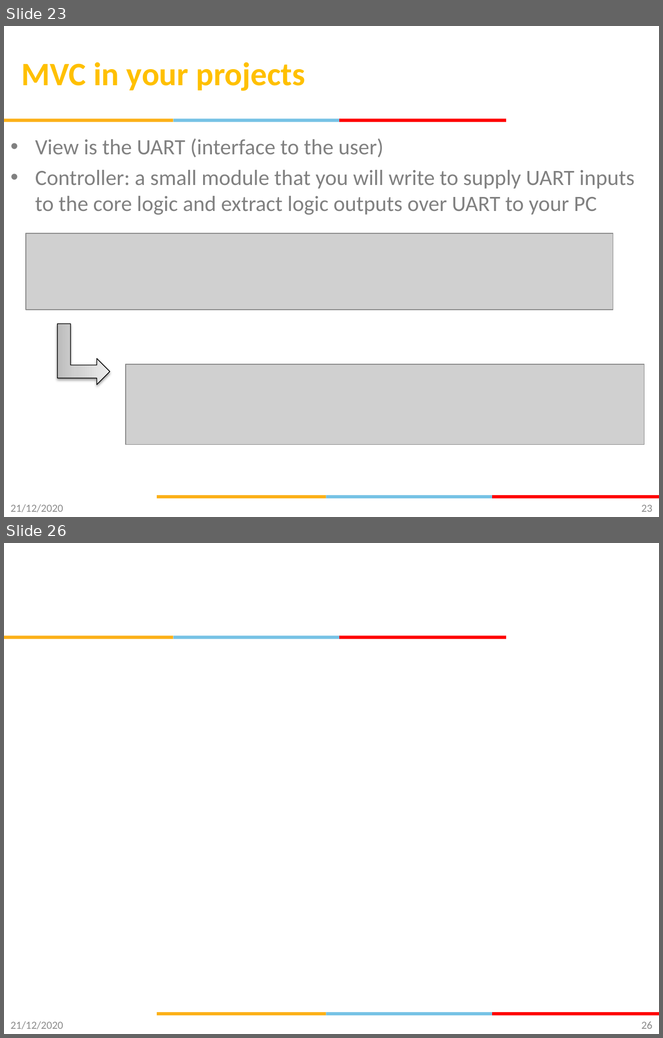
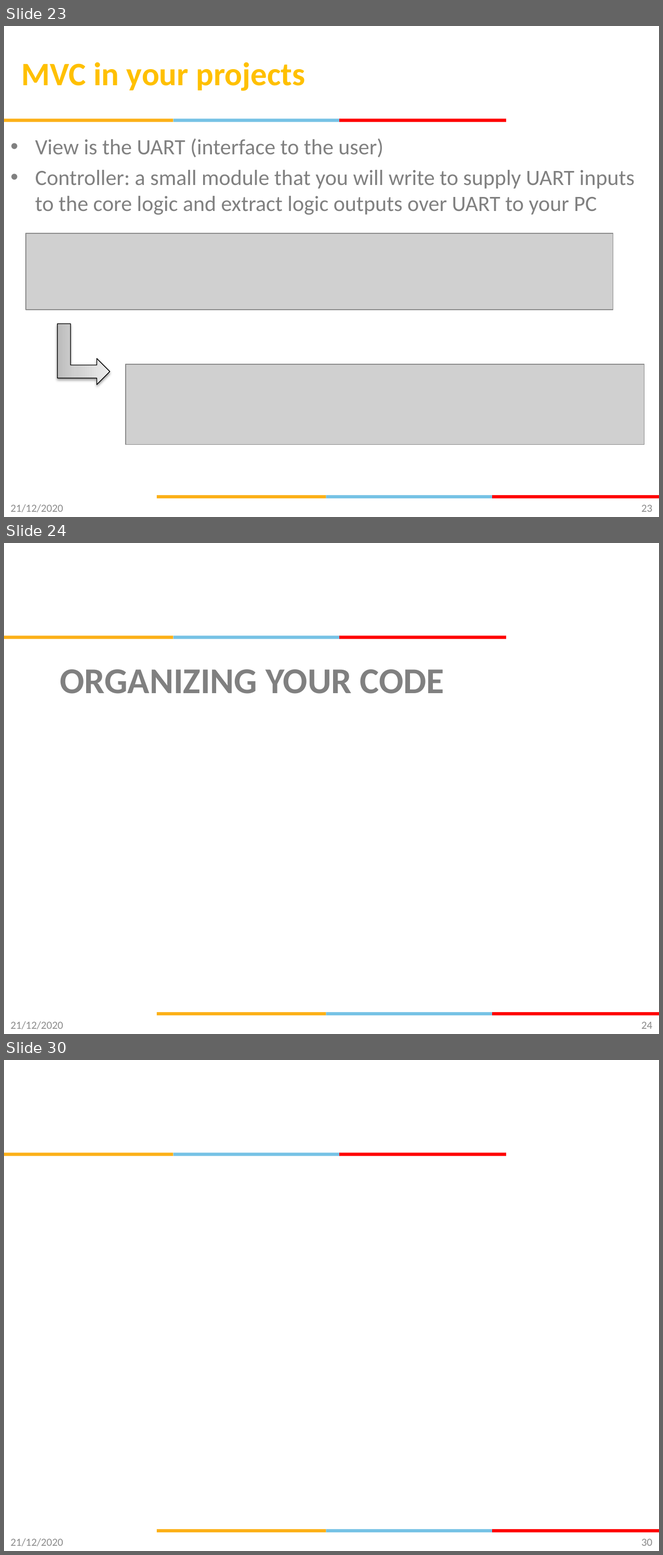
Before and after one commit to gsaurabhr-teaching/csg523-material, a slide deck: Lec-13-16-firmware-architecture.pptx. Shown one above the other, each under a label of ours: slides 23 and 26 before the commit, slides 23, 24 and 30 after it; the slides between them are not shown. The pictures are 663x1038 and 663x1555 pixels, drawn with LibreOffice and Linux fonts; fonts in the diff are those of the drawing; grey boxes stand for pictures; background and template pictures are left out. Boxes give left, top, right and bottom in pixels: in the first picture for what was removed or moved away, otherwise in the second. Text is boxed around its words. In the diff, an @@ line names an element or a change of style, - is before the commit and + after.

```diff
--- a/Lec-13-16-firmware-architecture.pptx
+++ b/Lec-13-16-firmware-architecture.pptx
@@ slide 24 added at box(4, 543, 659, 1034), background #FFFFFF; not listed: 6 template elements that a slide beside it also shows @@
@@ title added at box(60, 669, 444, 694), 40 pt, text #808080, bold @@
+ORGANIZING YOUR CODE
@@ text added at box(11, 1021, 63, 1030), 12 pt, text #8C8C8C @@
+21/12/2020
@@ page number added at box(642, 1022, 652, 1029), 12 pt, text #898989 @@
+24
@@ what was slide 26 is now slide 30 @@
@@ page number at box(642, 1539, 652, 1546): text changed @@
-26
+30
```
Also in this commit, not shown: 2 slides changed, 4 other slides added.
